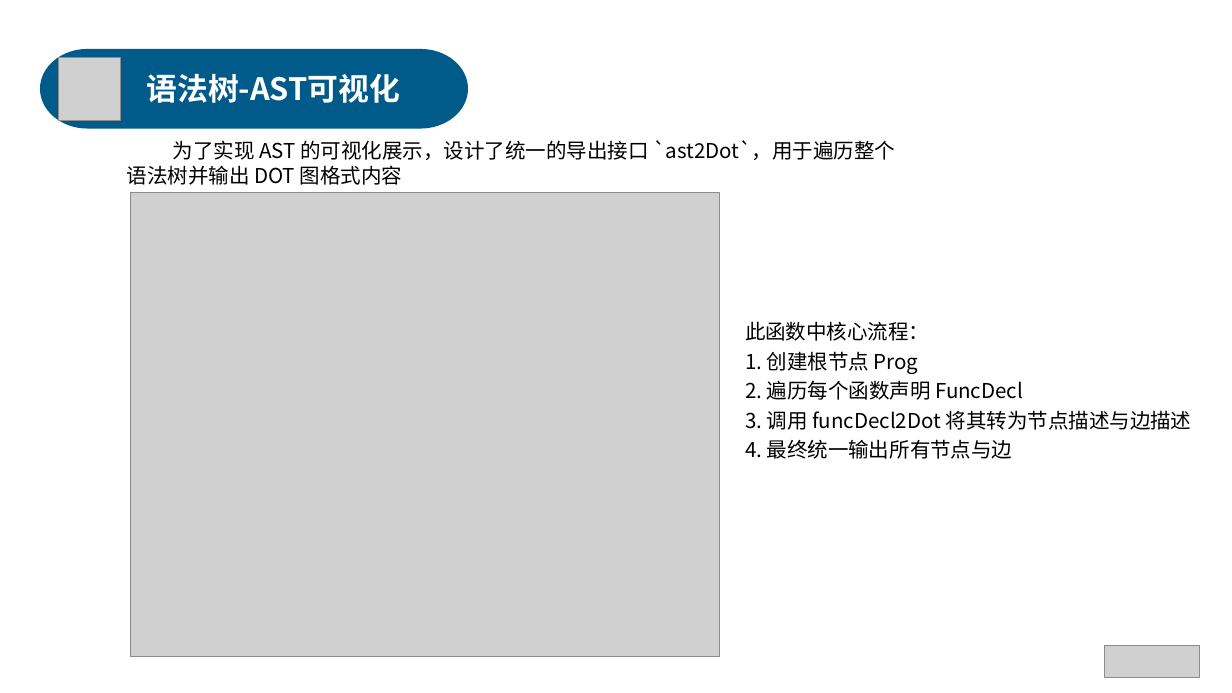
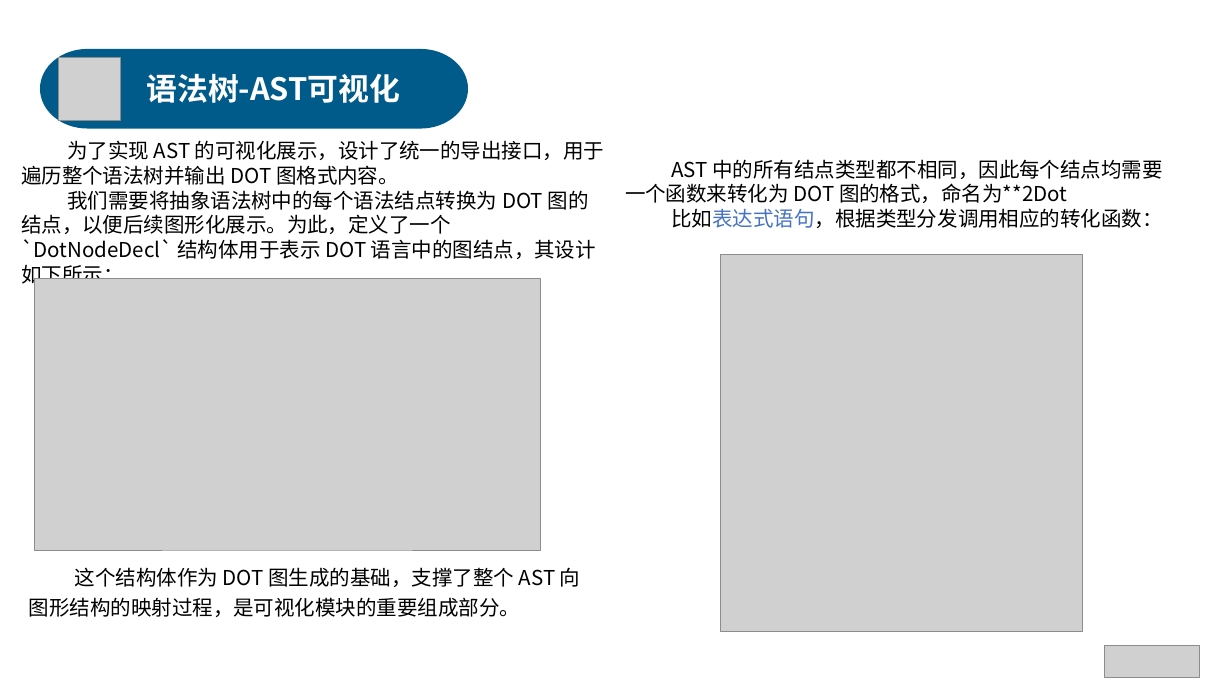
Before and after one commit to anxi710/compiler-principle-project, a slide deck: slide 17 of report/compiler_ppt.pptx (slide 18 before the commit). Drawn at 1232x693 pixels with LibreOffice and Linux fonts; fonts in the diff are those of the drawing; grey boxes stand for pictures. Boxes give left, top, right and bottom in pixels: in the first picture for what was removed or moved away, otherwise in the second. Text is boxed around its words. In the diff, an @@ line names an element or a change of style, - is before the commit and + after.

Commit message:
update ppt

```diff
--- a/report/compiler_ppt.pptx
+++ b/report/compiler_ppt.pptx
@@ text at [21,140,604,287]: text changed @@
-为了实现 AST 的可视化展示，设计了统一的导出接口 `ast2Dot`，用于遍历整个语法树并输出 DOT 图格式内容
+为了实现 AST 的可视化展示，设计了统一的导出接口，用于遍历整个语法树并输出 DOT 图格式内容。
+我们需要将抽象语法树中的每个语法结点转换为 DOT 图的结点，以便后续图形化展示。为此，定义了一个 `DotNodeDecl` 结构体用于表示 DOT 语言中的图结点，其设计如下所示：
@@ text added at [625,159,1162,228], 16 pt, text #000000 @@
+AST 中的所有结点类型都不相同，因此每个结点均需要一个函数来转化为 DOT 图的格式，命名为**2Dot
+比如表达式语句，根据类型分发调用相应的转化函数：
@@ picture removed at [130,193,720,657] @@
@@ picture added at [721,255,1083,632] @@
@@ picture added at [34,279,540,551] @@
@@ text removed at [745,321,1192,459] @@
-此函数中核心流程：
-1. 创建根节点 Prog
-2. 遍历每个函数声明 FuncDecl
-3. 调用 funcDecl2Dot 将其转为节点描述与边描述
-4. 最终统一输出所有节点与边
@@ text added at [29,567,581,617], 16 pt, text #000000 @@
+这个结构体作为 DOT 图生成的基础，支撑了整个 AST 向图形结构的映射过程，是可视化模块的重要组成部分。
```
Also in this commit, not shown: 7 other slides changed, 1 slide added, 4 slides removed.
